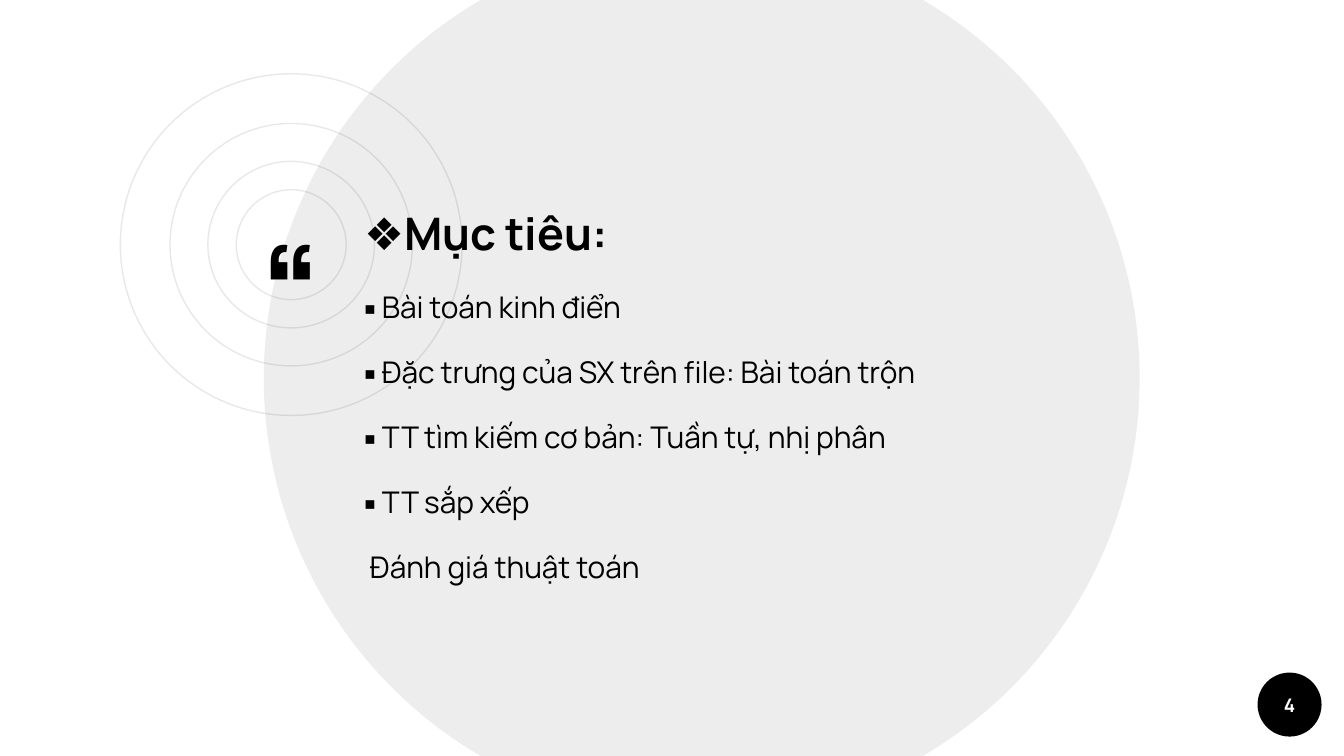
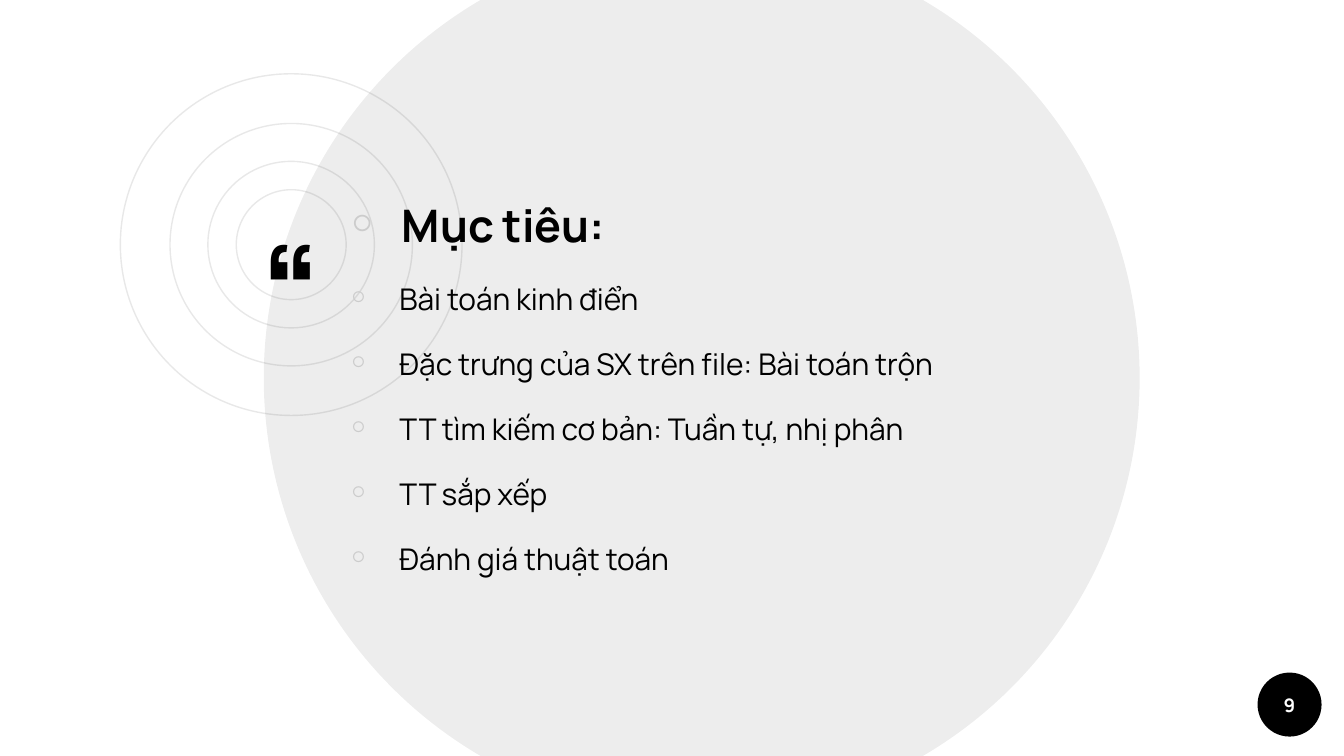
Before and after one commit to Nhatthanh1/CS523_N05, a slide deck: slide 9 of ExternalSort/ESshow.pptx (slide 4 before the commit). Drawn at 1344x756 pixels with LibreOffice and Linux fonts; fonts in the diff are those of the drawing. Boxes give left, top, right and bottom in pixels: in the first picture for what was removed or moved away, otherwise in the second. Text is boxed around its words. In the diff, an @@ line names an element or a change of style, - is before the commit and + after.

Commit message:
add slide

```diff
--- a/ExternalSort/ESshow.pptx
+++ b/ExternalSort/ESshow.pptx
@@ text "Mục tiêu:" moved from (x1=370, y1=215, x2=916, y2=586) to (x1=399, y1=207, x2=933, y2=578) @@
@@ text at (x1=399, y1=207, x2=933, y2=512): text changed @@
-❖Mục tiêu:
-▪ Bài toán kinh điển
-▪ Đặc trưng của SX trên file: Bài toán trộn
-▪ TT tìm kiếm cơ bản: Tuần tự, nhị phân
-▪ TT sắp xếp
+￮ Mục tiêu:
+￮ Bài toán kinh điển
+￮ Đặc trưng của SX trên file: Bài toán trộn
+￮ TT tìm kiếm cơ bản: Tuần tự, nhị phân
+￮ TT sắp xếp
@@ text at (x1=399, y1=546, x2=669, y2=578): bullet none to ￮ @@
@@ page number at (x1=1284, y1=698, x2=1296, y2=713): text changed @@
-4
+9
```
Also in this commit, not shown: 6 other slides changed, 11 slides added, 1 slide removed.
